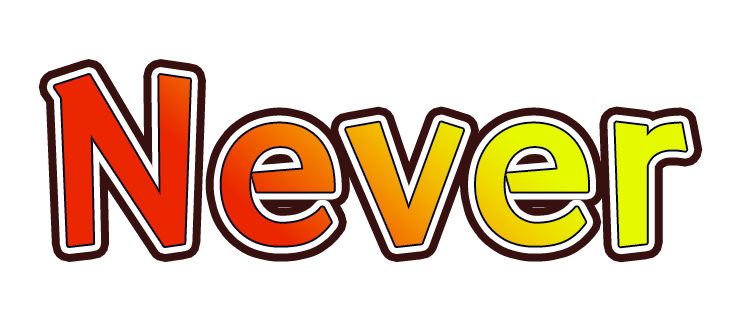
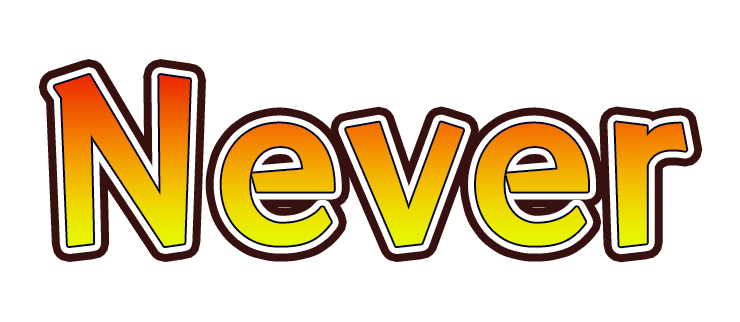
Layered file, before and after one edit (740 x 322). Changes by layer:
pixels changed over [54, 75, 687, 246] (layer not identified)
